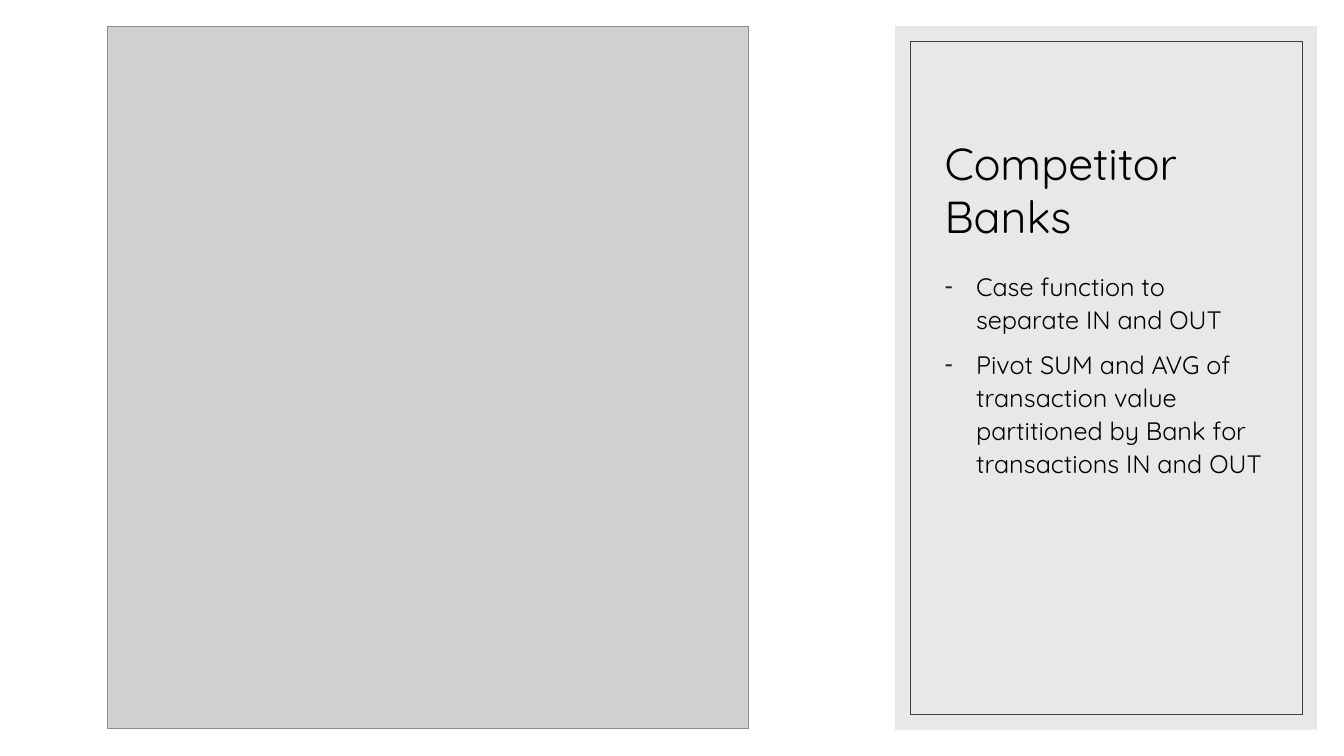
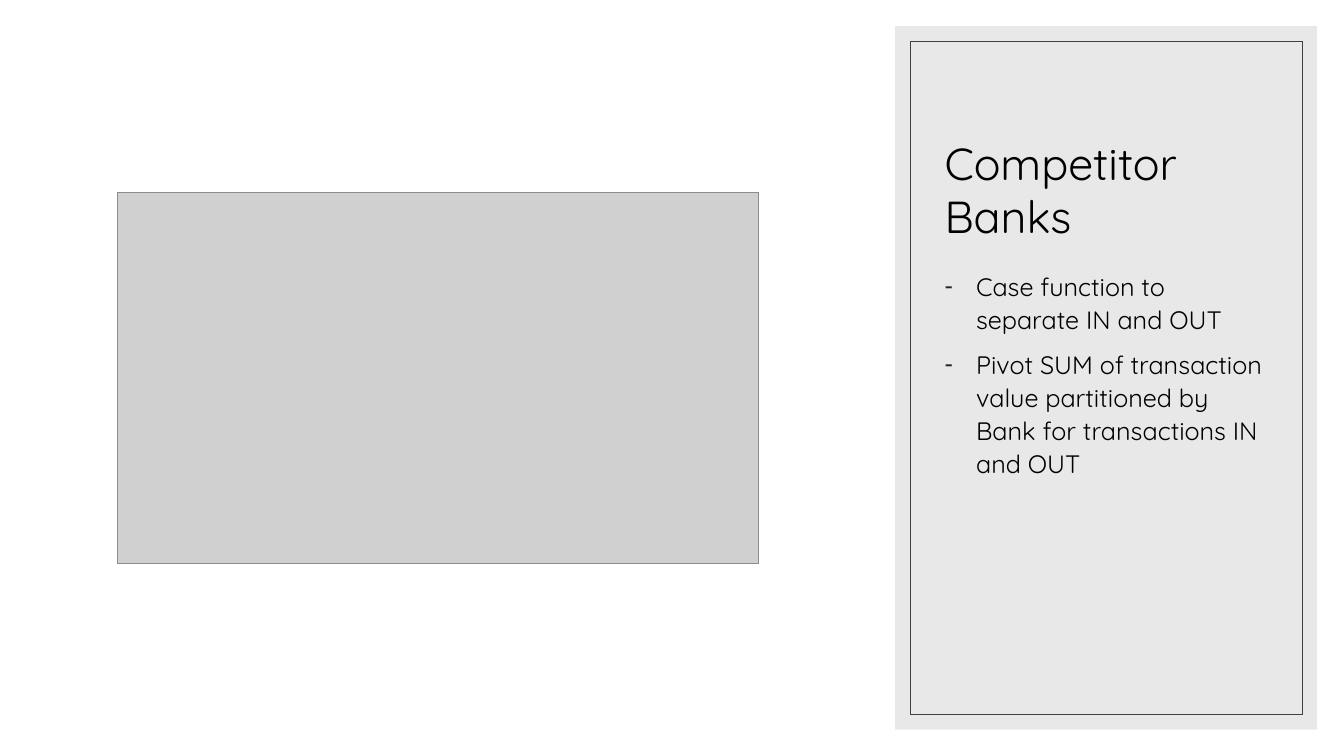
Before and after one commit to SamPurle/Banking_Team_1, a slide deck: slide 6 of SammyPPT.pptx. Drawn at 1344x756 pixels with LibreOffice and Linux fonts; fonts in the diff are those of the drawing; grey boxes stand for pictures. Boxes give left, top, right and bottom in pixels: in the first picture for what was removed or moved away, otherwise in the second. Text is boxed around its words. In the diff, an @@ line names an element or a change of style, - is before the commit and + after.

```diff
--- a/SammyPPT.pptx
+++ b/SammyPPT.pptx
@@ picture: place and size @@
-picture at [108,26,749,728]
+picture at [118,193,759,564]
@@ text at [976,355,1262,474]: text changed @@
-– Pivot SUM and AVG of transaction value partitioned by Bank for transactions IN and OUT
+– Pivot SUM of transaction value partitioned by Bank for transactions IN and OUT
```
Also in this commit, not shown: 6 other slides changed, 1 slide added, 1 other file.
